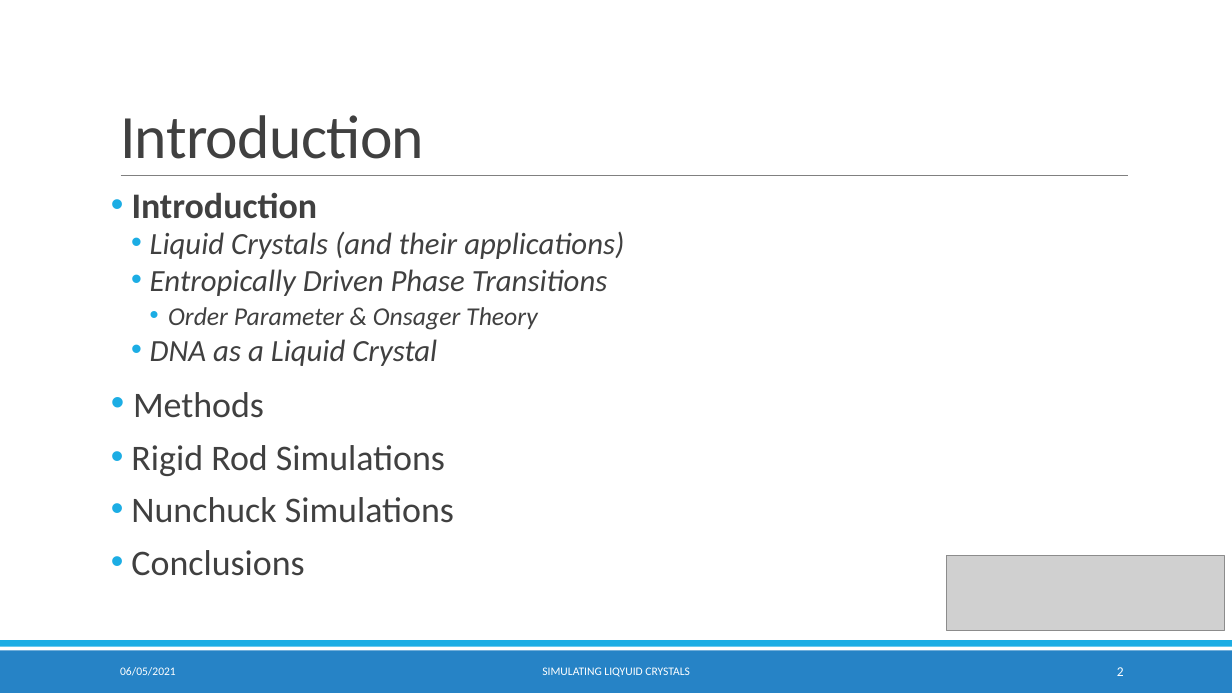
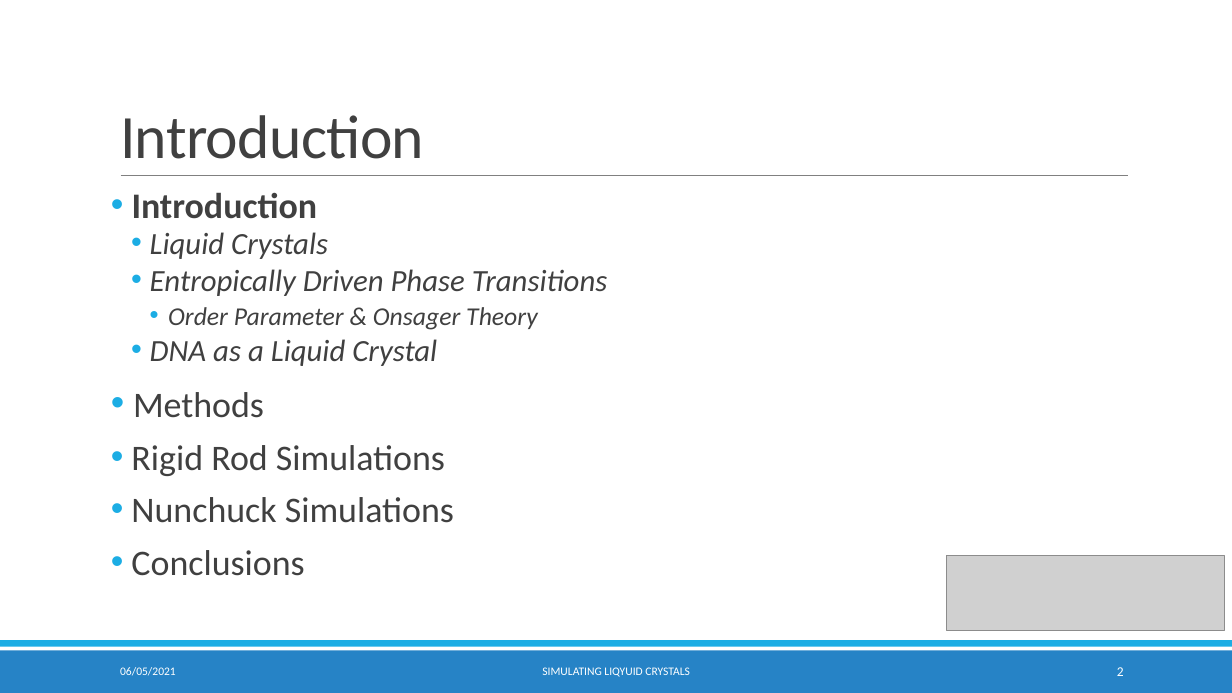
Before and after one commit to KCGallagher/LC_Project, a slide deck: slide 2 of Report/Presentation/Simulating Liquid Crystals.pptx. Drawn at 1232x693 pixels with LibreOffice and Linux fonts; fonts in the diff are those of the drawing; grey boxes stand for pictures; background and template pictures are left out. Boxes give left, top, right and bottom in pixels: in the first picture for what was removed or moved away, otherwise in the second. Text is boxed around its words. In the diff, an @@ line names an element or a change of style, - is before the commit and + after.

Commit message:
Project Introduction for Presentation

```diff
--- a/Report/Presentation/Simulating Liquid Crystals.pptx
+++ b/Report/Presentation/Simulating Liquid Crystals.pptx
@@ text at <box>150,232,328,259</box>: text changed @@
-  • Liquid Crystals (and their applications)
+  • Liquid Crystals
```
Also in this commit, not shown: 2 other slides changed, 4 slides added, 2 other files.
